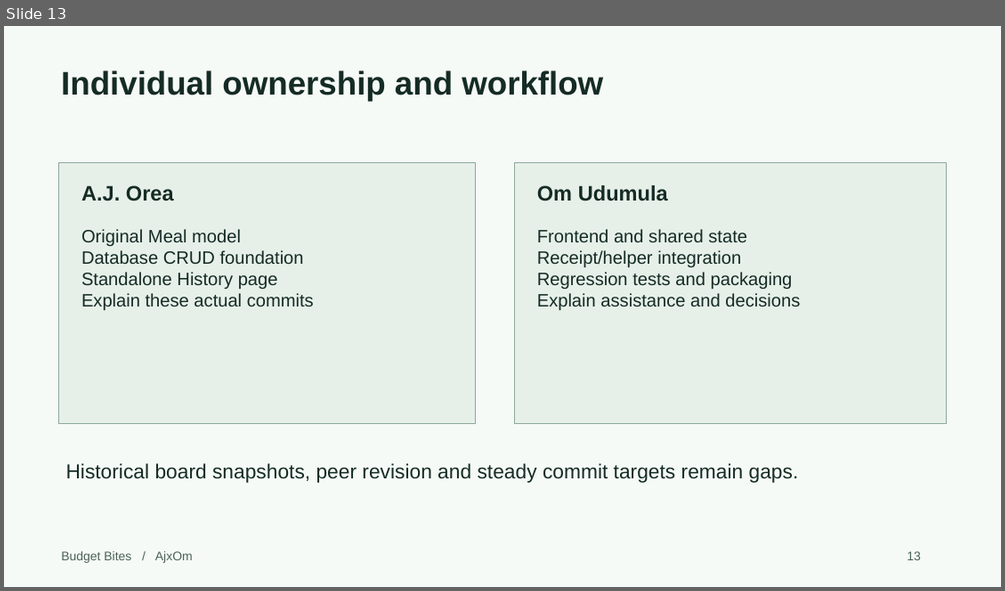
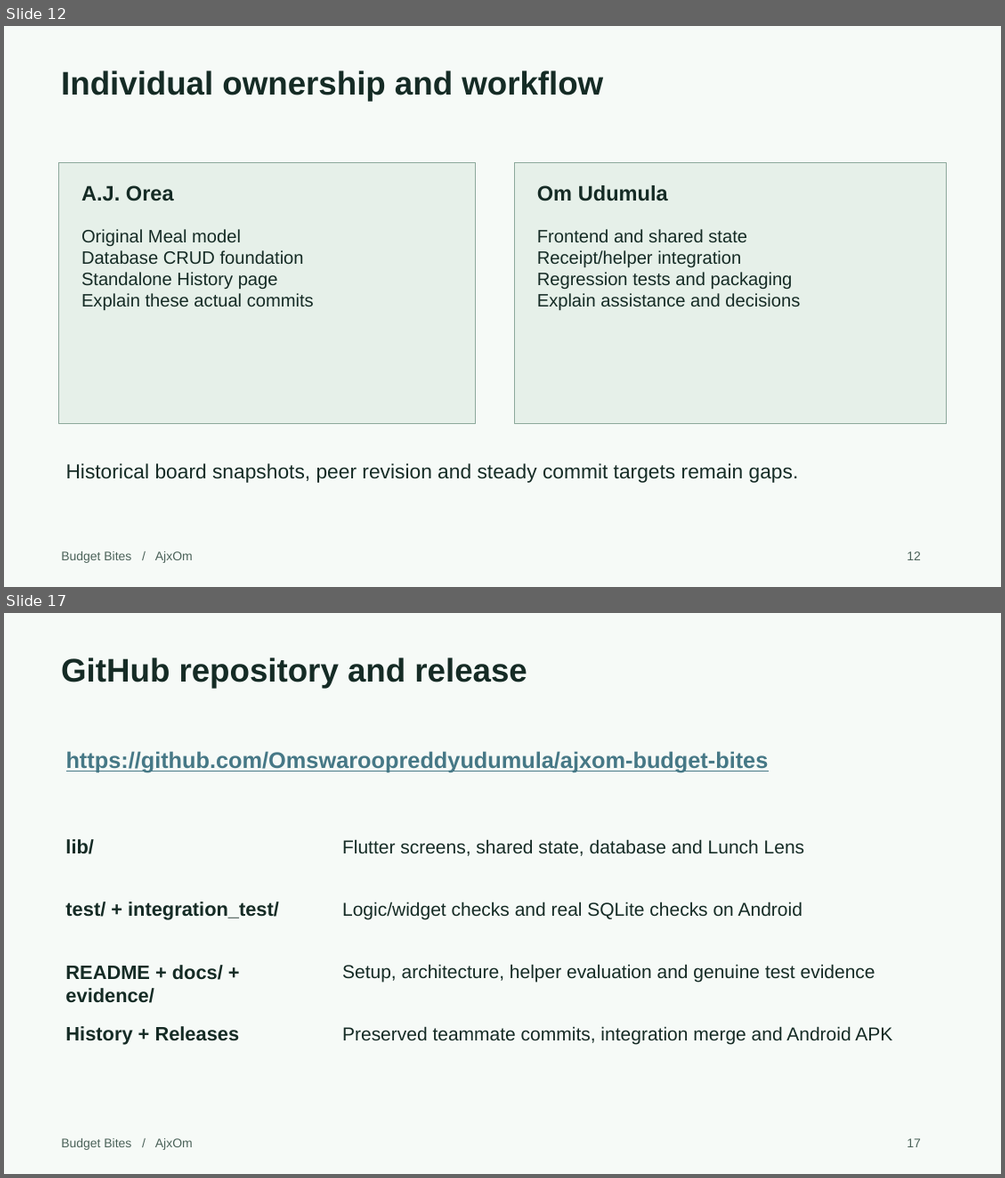
Before and after one commit to Omswaroopreddyudumula/ajxom-budget-bites, a slide deck: submission/Project1_Presentation.pptx. Shown one above the other, each under a label of ours: slide 13 before the commit, slides 12 and 17 after it; the slides between them are not shown. The pictures are 1005x591 and 1005x1178 pixels, drawn with LibreOffice and Linux fonts; fonts in the diff are those of the drawing. Boxes give left, top, right and bottom in pixels: in the first picture for what was removed or moved away, otherwise in the second. Text is boxed around its words. In the diff, an @@ line names an element or a change of style, - is before the commit and + after.

Commit message:
Add three embedded Android demos and complete presentation flow

```diff
--- a/submission/Project1_Presentation.pptx
+++ b/submission/Project1_Presentation.pptx
@@ slide 17 added at [4, 613, 1001, 1174], background #F6FAF7 @@
@@ text added at [61, 657, 526, 688], 31.5 pt, text #152B25, bold @@
+GitHub repository and release
@@ text added at [66, 751, 769, 773], 21.8 pt, text #467886, bold, underline @@
+https://github.com/Omswaroopreddyudumula/ajxom-budget-bites
@@ text added at [65, 839, 93, 854], 18.8 pt, text #152B25, bold @@
+lib/
@@ text added at [342, 839, 805, 856], 18 pt, text #152B25 @@
+Flutter screens, shared state, database and Lunch Lens
@@ text added at [65, 901, 279, 920], 18.8 pt, text #152B25, bold @@
+test/ + integration_test/
@@ text added at [342, 901, 802, 919], 18 pt, text #152B25 @@
+Logic/widget checks and real SQLite checks on Android
@@ text added at [65, 965, 223, 1003], 18.8 pt, text #152B25, bold @@
+README + docs/ + evidence/
@@ text added at [342, 964, 875, 981], 18 pt, text #152B25 @@
+Setup, architecture, helper evaluation and genuine test evidence
@@ text added at [65, 1026, 240, 1045], 18.8 pt, text #152B25, bold @@
+History + Releases
@@ text added at [342, 1026, 892, 1044], 18 pt, text #152B25 @@
+Preserved teammate commits, integration merge and Android APK
@@ text added at [61, 1138, 193, 1150], 12 pt, text #4B6259 @@
+Budget Bites / AjxOm
@@ text added at [906, 1138, 921, 1147], 12 pt, text #4B6259 @@
+17
@@ what was slide 13 is now slide 12 @@
@@ slide 12 changed as well @@
@@ text at [906, 551, 921, 560]: text changed @@
-13
+12
```
Also in this commit, not shown: 11 other slides changed, 5 other slides added, 2 slides removed, 1 other file.
